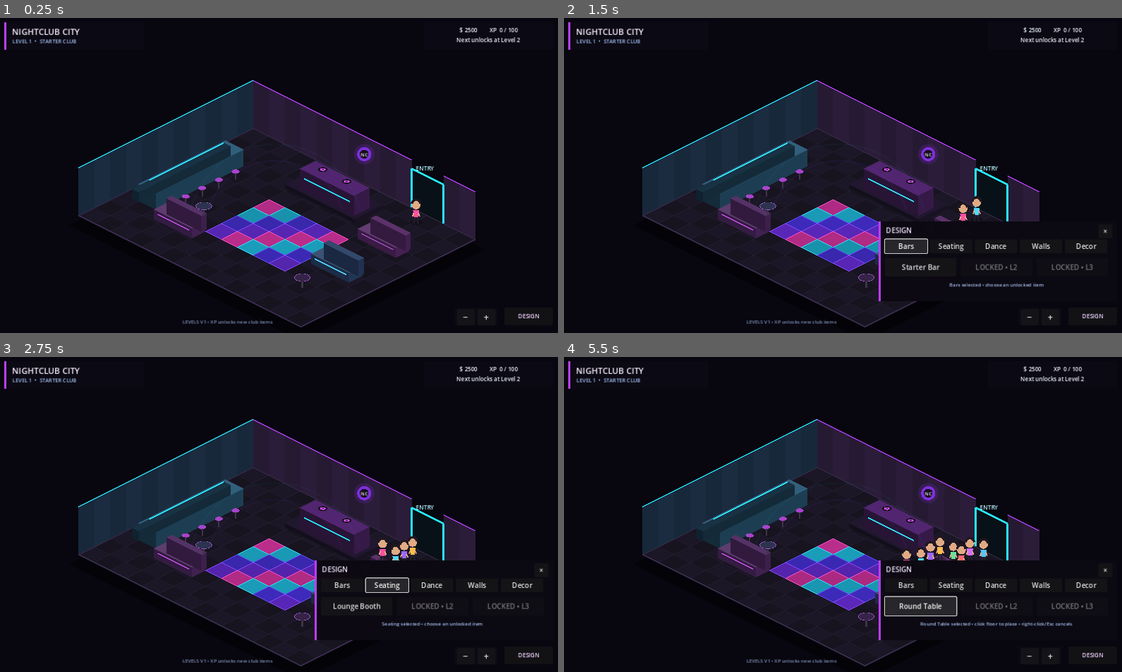
Above: before the commit, frames 1-4 (two rows, left to right).
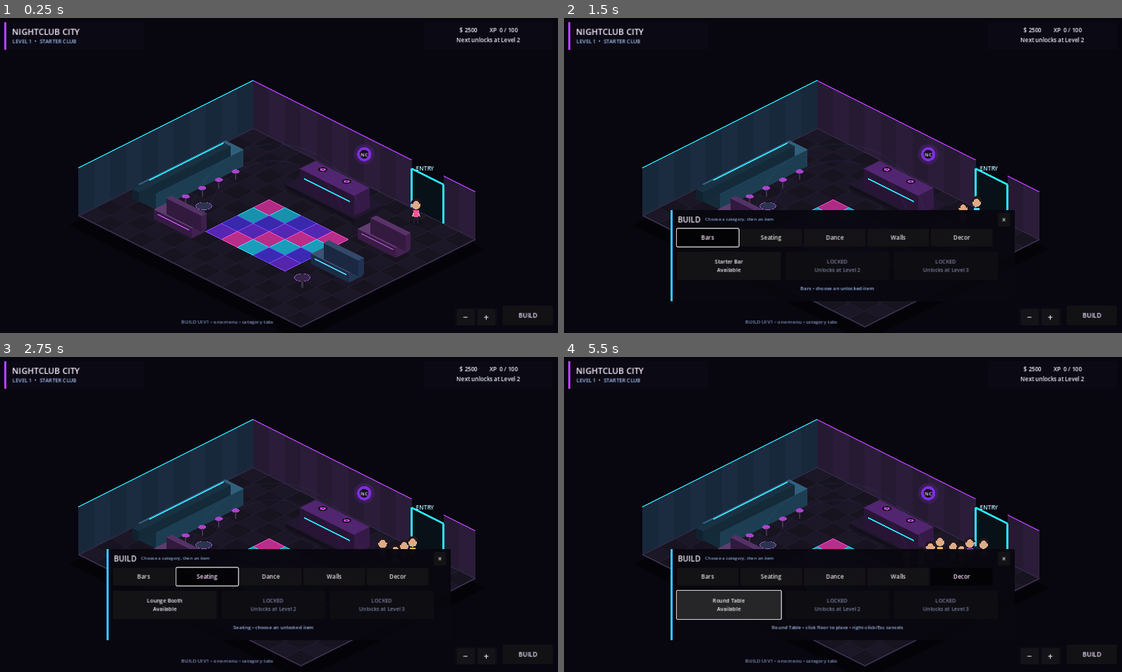
Above: after the commit, the same moments.

Repository: 22crob/Nightclub-City
Game: Godot game, scene res://scenes/main.tscn
Same seed, same stepped clock (60 frames per second), same inputs: the game is played once before the commit and once after it.
Inputs:
- Up to frame 1 (0.25 s): no input
- Up to frame 2 (1.5 s): click "DESIGN" (after the commit: "BUILD") at 0.5 s; click "Bars" at 1.25 s
- Up to frame 3 (2.75 s): click "Seating" at 2 s
- Up to frame 4 (5.5 s): click "Dance" at 2.75 s; click "Walls" at 3.5 s; click "Decor" at 4.25 s; click "Round Table" (after the commit: "Round Table Available") at 5 s

The runs differ from the first frame. In frame 1, 0.1% of the frame differs, in the area x 32-97%, y 93-98%; in frame 2, 6.2%; in frame 3, 6.1%; in frame 4, 7.5%, in the area x 19-98%, y 60-98%.

Commit message:
Refactor build menu into clean tabbed UI
Replace the old Design drawer presentation with a cleaner single Build menu and tabbed category layout while preserving all gameplay systems.

Diff:
--- a/godot/scenes/main.tscn
+++ b/godot/scenes/main.tscn
@@ -76,7 +76,7 @@
 grow_vertical = 0
 theme_override_colors/font_color = Color(0.50, 0.58, 0.74, 1)
 theme_override_font_sizes/font_size = 11
-text = "LEVELS V1 • XP unlocks new club items"
+text = "BUILD UI V1 • one menu • category tabs"
 horizontal_alignment = 1
 
 [node name="LevelUpPanel" type="ColorRect" parent="HUD"]
@@ -158,126 +158,164 @@
 anchor_top = 1.0
 anchor_right = 1.0
 anchor_bottom = 1.0
-offset_left = -128.0
-offset_top = -58.0
+offset_left = -132.0
+offset_top = -62.0
 offset_right = -18.0
 offset_bottom = -18.0
 grow_horizontal = 0
 grow_vertical = 0
-theme_override_colors/font_color = Color(0.95, 0.84, 1, 1)
-theme_override_font_sizes/font_size = 13
-text = "DESIGN"
+theme_override_colors/font_color = Color(0.95, 0.88, 1, 1)
+theme_override_colors/font_hover_color = Color(1, 0.96, 1, 1)
+theme_override_font_sizes/font_size = 14
+text = "BUILD"
 
 [node name="DesignDrawer" type="ColorRect" parent="HUD"]
 visible = false
-anchors_preset = 3
-anchor_left = 1.0
-anchor_top = 1.0
-anchor_right = 1.0
-anchor_bottom = 1.0
-offset_left = -558.0
-offset_top = -252.0
-offset_right = -18.0
+anchor_left = 0.5
+anchor_top = 1.0
+anchor_right = 0.5
+anchor_bottom = 1.0
+offset_left = -390.0
+offset_top = -278.0
+offset_right = 390.0
 offset_bottom = -72.0
-grow_horizontal = 0
-grow_vertical = 0
-color = Color(0.045, 0.035, 0.070, 0.98)
+grow_horizontal = 2
+grow_vertical = 0
+color = Color(0.035, 0.029, 0.058, 0.98)
 
 [node name="Accent" type="ColorRect" parent="HUD/DesignDrawer"]
 offset_right = 5.0
-offset_bottom = 180.0
-color = Color(0.74, 0.24, 1, 1)
+offset_bottom = 206.0
+color = Color(0.20, 0.78, 1, 1)
 
 [node name="Title" type="Label" parent="HUD/DesignDrawer"]
 offset_left = 16.0
-offset_top = 8.0
-offset_right = 270.0
-offset_bottom = 31.0
-theme_override_colors/font_color = Color(0.96, 0.91, 1, 1)
-theme_override_font_sizes/font_size = 16
-text = "DESIGN"
+offset_top = 9.0
+offset_right = 210.0
+offset_bottom = 34.0
+theme_override_colors/font_color = Color(0.97, 0.94, 1, 1)
+theme_override_font_sizes/font_size = 17
+text = "BUILD"
+
+[node name="Subtitle" type="Label" parent="HUD/DesignDrawer"]
+offset_left = 78.0
+offset_top = 12.0
+offset_right = 330.0
+offset_bottom = 32.0
+theme_override_colors/font_color = Color(0.51, 0.64, 0.84, 1)
+theme_override_font_sizes/font_size = 10
+text = "Choose a category, then an item"
 
 [node name="Close" type="Button" parent="HUD/DesignDrawer"]
-offset_left = 498.0
+offset_left = 742.0
 offset_top = 6.0
-offset_right = 530.0
+offset_right = 770.0
 offset_bottom = 34.0
 text = "×"
 
 [node name="Bars" type="Button" parent="HUD/DesignDrawer"]
 offset_left = 14.0
-offset_top = 40.0
-offset_right = 110.0
-offset_bottom = 70.0
+offset_top = 42.0
+offset_right = 154.0
+offset_bottom = 82.0
+toggle_mode = true
+theme_override_colors/font_pressed_color = Color(1, 0.88, 1, 1)
+theme_override_font_sizes/font_size = 13
 text = "Bars"
 
 [node name="Seating" type="Button" parent="HUD/DesignDrawer"]
-offset_left = 116.0
-offset_top = 40.0
-offset_right = 212.0
-offset_bottom = 70.0
+offset_left = 158.0
+offset_top = 42.0
+offset_right = 298.0
+offset_bottom = 82.0
+toggle_mode = true
+theme_override_colors/font_pressed_color = Color(1, 0.88, 1, 1)
+theme_override_font_sizes/font_size = 13
 text = "Seating"
 
 [node name="Dance" type="Button" parent="HUD/DesignDrawer"]
-offset_left = 218.0
-offset_top = 40.0
-offset_right = 314.0
-offset_bottom = 70.0
+offset_left = 302.0
+offset_top = 42.0
+offset_right = 442.0
+offset_bottom = 82.0
+toggle_mode = true
+theme_override_colors/font_pressed_color = Color(1, 0.88, 1, 1)
+theme_override_font_sizes/font_size = 13
 text = "Dance"
 
 [node name="Walls" type="Button" parent="HUD/DesignDrawer"]
-offset_left = 320.0
-offset_top = 40.0
-offset_right = 416.0
-offset_bottom = 70.0
+offset_left = 446.0
+offset_top = 42.0
+offset_right = 586.0
+offset_bottom = 82.0
+toggle_mode = true
+theme_override_colors/font_pressed_color = Color(1, 0.88, 1, 1)
+theme_override_font_sizes/font_size = 13
 text = "Walls"
 
 [node name="Decor" type="Button" parent="HUD/DesignDrawer"]
-offset_left = 422.0
-offset_top = 40.0
-offset_right = 518.0
-offset_bottom = 70.0
+offset_left = 590.0
+offset_top = 42.0
+offset_right = 730.0
+offset_bottom = 82.0
+toggle_mode = true
+theme_override_colors/font_pressed_color = Color(1, 0.88, 1, 1)
+theme_override_font_sizes/font_size = 13
 text = "Decor"
 
 [node name="Item1" type="Button" parent="HUD/DesignDrawer"]
 offset_left = 14.0
-offset_top = 82.0
-offset_right = 176.0
-offset_bottom = 124.0
+offset_top = 94.0
+offset_right = 250.0
+offset_bottom = 158.0
+theme_override_colors/font_color = Color(0.94, 0.95, 1, 1)
+theme_override_colors/font_disabled_color = Color(0.48, 0.50, 0.62, 1)
+theme_override_font_sizes/font_size = 12
 text = "Starter Bar"
 
 [node name="Item2" type="Button" parent="HUD/DesignDrawer"]
-offset_left = 186.0
-offset_top = 82.0
-offset_right = 348.0
-offset_bottom = 124.0
+offset_left = 260.0
+offset_top = 94.0
+offset_right = 496.0
+offset_bottom = 158.0
+theme_override_colors/font_color = Color(0.94, 0.95, 1, 1)
+theme_override_colors/font_disabled_color = Color(0.48, 0.50, 0.62, 1)
+theme_override_font_sizes/font_size = 12
 text = "Compact Bar"
 
 [node name="Item3" type="Button" parent="HUD/DesignDrawer"]
-offset_left = 358.0
-offset_top = 82.0
-offset_right = 520.0
-offset_bottom = 124.0
+offset_left = 506.0
+offset_top = 94.0
+offset_right = 742.0
+offset_bottom = 158.0
+theme_override_colors/font_color = Color(0.94, 0.95, 1, 1)
+theme_override_colors/font_disabled_color = Color(0.48, 0.50, 0.62, 1)
+theme_override_font_sizes/font_size = 12
 text = "Neon Bar"
 
 [node name="Hint" type="Label" parent="HUD/DesignDrawer"]
 offset_left = 14.0
-offset_top = 134.0
-offset_right = 520.0
-offset_bottom = 170.0
-theme_override_colors/font_color = Color(0.66, 0.75, 0.94, 1)
+offset_top = 168.0
+offset_right = 742.0
+offset_bottom = 197.0
+theme_override_colors/font_color = Color(0.61, 0.72, 0.91, 1)
 theme_override_font_sizes/font_size = 11
-text = "Place an item and its edit controls will appear automatically."
-horizontal_alignment = 1
-
+text = "Choose an item to place"
+horizontal_alignment = 1
 
 [node name="SelectionPanel" type="ColorRect" parent="HUD"]
 visible = false
-offset_left = 18.0
-offset_top = 92.0
-offset_right = 470.0
-offset_bottom = 150.0
-color = Color(0.045, 0.035, 0.070, 0.96)
+anchor_left = 0.5
+anchor_top = 1.0
+anchor_right = 0.5
+anchor_bottom = 1.0
+offset_left = -226.0
+offset_top = -344.0
+offset_right = 226.0
+offset_bottom = -286.0
+grow_horizontal = 2
+grow_vertical = 0
+color = Color(0.035, 0.029, 0.058, 0.97)
 
 [node name="Accent" type="ColorRect" parent="HUD/SelectionPanel"]
 offset_right = 4.0
--- a/godot/scripts/main.gd
+++ b/godot/scripts/main.gd
@@ -99,7 +99,7 @@
 ]
 
 func _ready() -> void:
-	print("Nightclub City Level Progression v1 loaded.")
+	print("Nightclub City Build Menu UI v1 loaded.")
 	zoom_out_button.pressed.connect(_zoom_out)
 	zoom_in_button.pressed.connect(_zoom_in)
 	design_button.pressed.connect(_toggle_design_drawer)
@@ -477,8 +477,15 @@
 func _set_category(category: String) -> void:
 	selected_category = category
 	_cancel_placement()
+
+	bars_button.button_pressed = category == "Bars"
+	seating_button.button_pressed = category == "Seating"
+	dance_button.button_pressed = category == "Dance"
+	walls_button.button_pressed = category == "Walls"
+	decor_button.button_pressed = category == "Decor"
+
 	_refresh_design_buttons()
-	design_hint.text = category + " selected • choose an unlocked item"
+	design_hint.text = category + " • choose an unlocked item"
 
 func _refresh_design_buttons() -> void:
 	var items: Array = item_catalog[selected_category]
@@ -496,9 +503,9 @@
 		buttons[i].disabled = not unlocked
 
 		if unlocked:
-			buttons[i].text = str(item["name"])
+			buttons[i].text = str(item["name"]) + "\nAvailable"
 		else:
-			buttons[i].text = "LOCKED • L" + str(unlock_level)
+			buttons[i].text = "LOCKED\nUnlocks at Level " + str(unlock_level)
 
 func _select_item(index: int) -> void:
 	var items: Array = item_catalog[selected_category]
@@ -515,7 +522,7 @@
 	_deselect_object()
 	current_item = item.duplicate(true)
 	hover_tile = _world_to_tile(get_global_mouse_position())
-	design_hint.text = str(current_item["name"]) + " selected • click floor to place • right-click/Esc cancels"
+	design_hint.text = str(current_item["name"]) + " • click floor to place • right-click/Esc cancels"
 	queue_redraw()
 
 func _cancel_placement() -> void:
@@ -523,7 +530,7 @@
 	moving_object_index = -1
 	hover_tile = Vector2i(-1, -1)
 	if design_drawer.visible:
-		design_hint.text = selected_category + " selected • choose an item to place"
+		design_hint.text = selected_category + " • choose an item to place"
 	queue_redraw()
 
 func _world_to_tile(world_pos: Vector2) -> Vector2i:
@@ -587,7 +594,7 @@
 	current_item = {}
 	hover_tile = Vector2i(-1, -1)
 	_refresh_selection_panel()
-	design_hint.text = str(placed["name"]) + " placed • use Move / Rotate / Delete, or choose another item"
+	design_hint.text = str(placed["name"]) + " placed • edit it above or choose another item"
 	_save_layout()
 	_refresh_npc_targets_after_layout_change()
 	queue_redraw()
